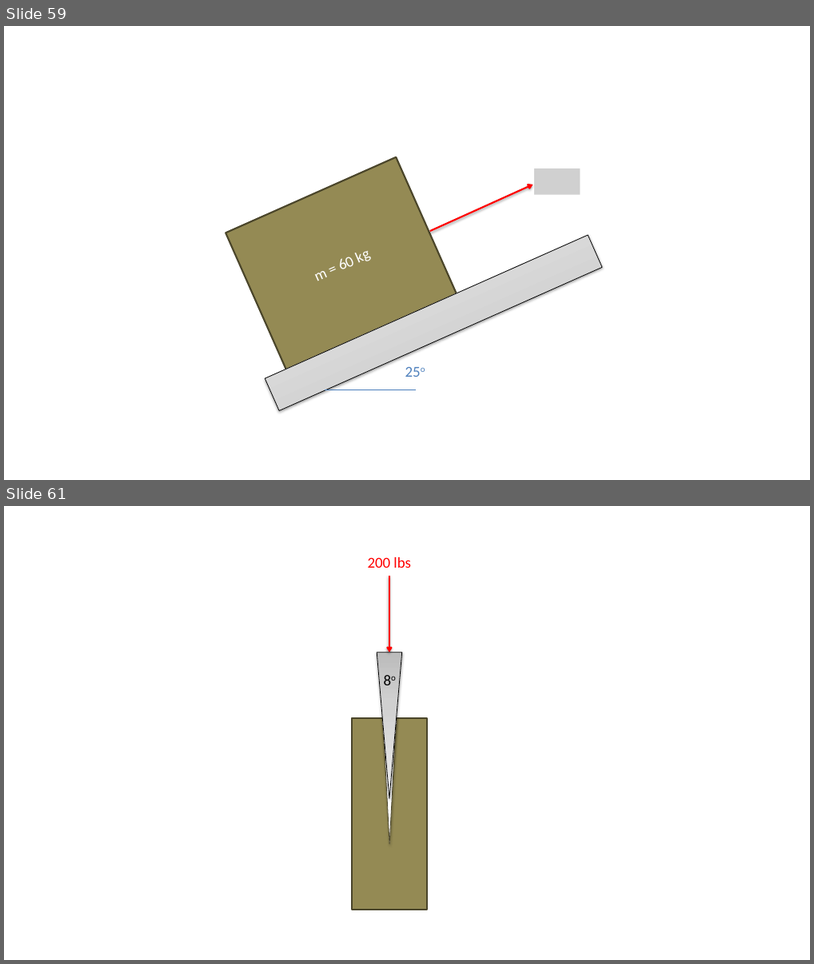
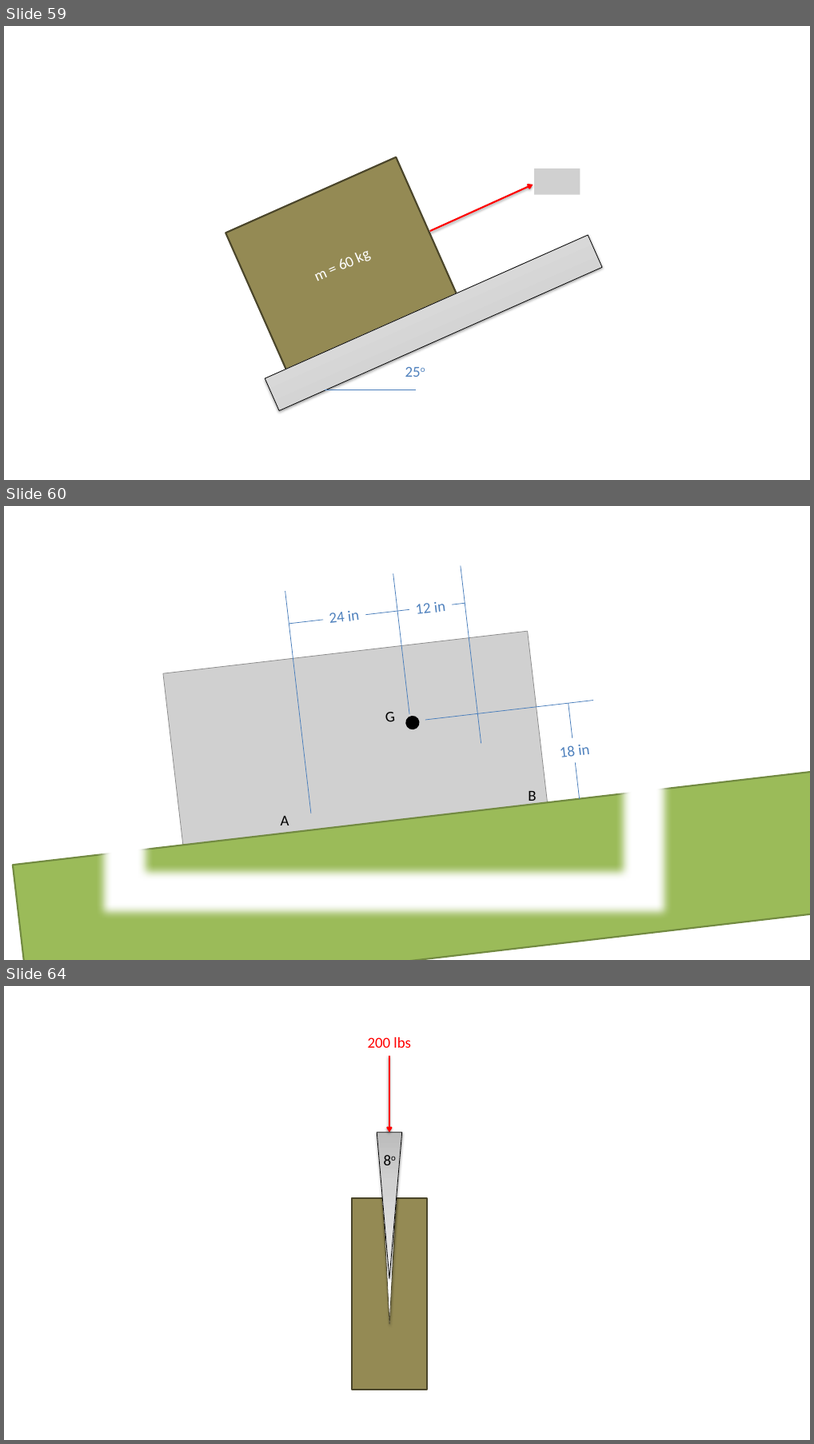
Before and after one commit to JacobMoore/mechanics_textbook, a slide deck: Homework Problems/Homework_Diagrams.pptx. Shown one above the other, each under a label of ours: slides 59 and 61 before the commit, slides 59, 60 and 64 after it; the slides between them are not shown. The pictures are 814x964 and 814x1444 pixels, drawn with LibreOffice and Linux fonts; fonts in the diff are those of the drawing; grey boxes stand for pictures. Boxes give left, top, right and bottom in pixels: in the first picture for what was removed or moved away, otherwise in the second. Text is boxed around its words. In the diff, an @@ line names an element or a change of style, - is before the commit and + after.

```diff
--- a/Homework Problems/Homework_Diagrams.pptx
+++ b/Homework Problems/Homework_Diagrams.pptx
@@ slide 60 added at [4,506,810,960], background #FFFFFF @@
@@ frame added at [97,506,672,919], fill #FFFFFF, outline #FFFFFF 2 pt @@
@@ group added at [13,566,810,960]: 6 lines, 4 rectangles, 1 picture, 1 ellipse, 1 text @@
+G
+24 in
+12 in
+18 in
@@ text added at [528,788,536,805], 18 pt, text #000000 @@
+B
@@ text added at [281,816,290,825], 18 pt, text #000000 @@
+A
@@ what was slide 61 is now slide 64 @@
```
Also in this commit, not shown: 3 slides changed, 2 other slides added, 4 other files.
